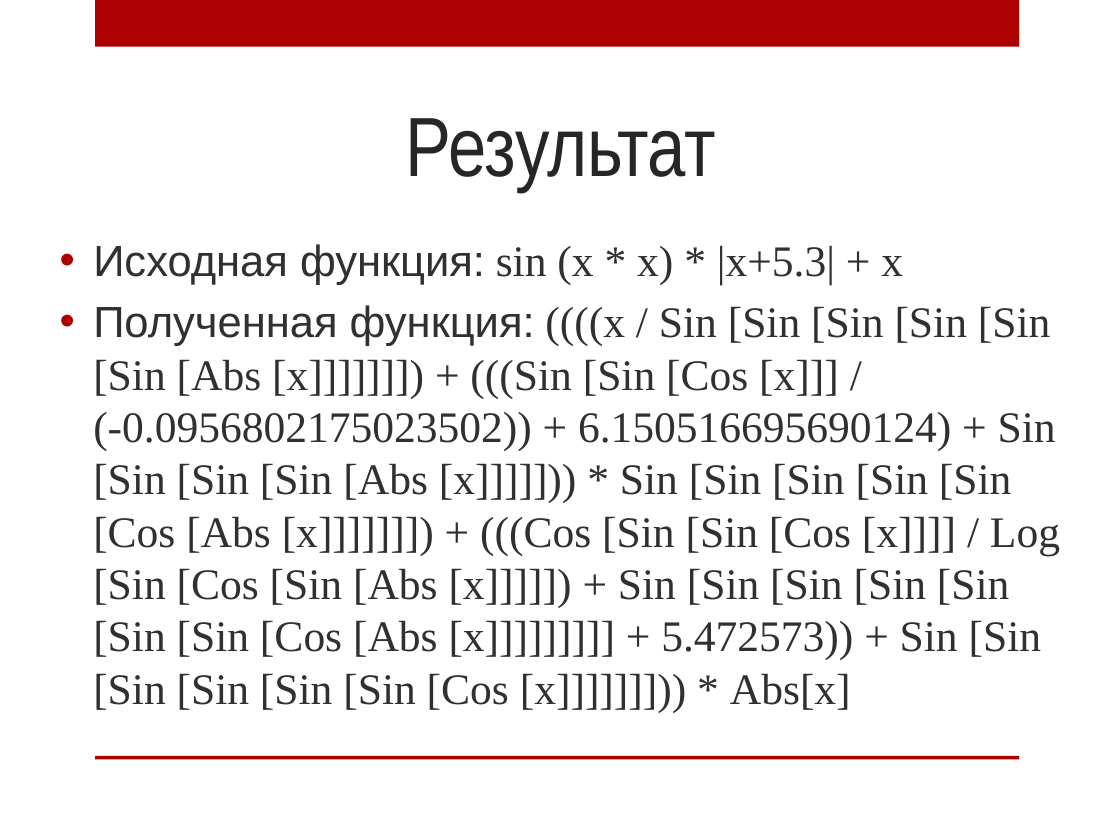
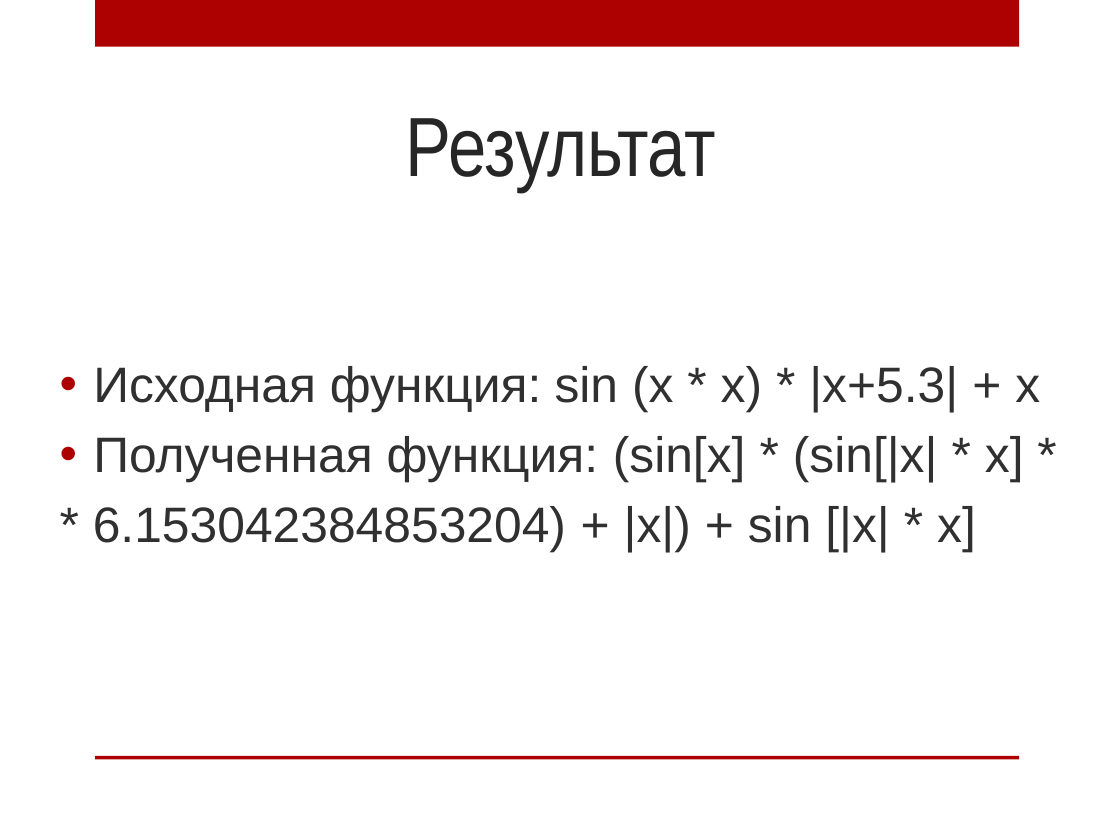
Before and after one commit to AnnaIbakaeva/Genetic, a slide deck: slide 19 of Ибакаева.pptx. Drawn at 1120x840 pixels with LibreOffice and Linux fonts; fonts in the diff are those of the drawing; background and template pictures are left out. Boxes give left, top, right and bottom in pixels: in the first picture for what was removed or moved away, otherwise in the second. Text is boxed around its words. In the diff, an @@ line names an element or a change of style, - is before the commit and + after.

```diff
--- a/Ибакаева.pptx
+++ b/Ибакаева.pptx
@@ text "Исходная функция: sin (x * ...": place and size @@
-text "Исходная функция: sin (x * ..." at (93,244,1060,712)
+text "Исходная функция: sin (x * ..." at (93,366,1040,552)
@@ text at (93,366,1040,413): size 28 to 32 pt in "Исходная функция: sin (x * x) * ..."; font Times New Roman to Arial in "sin (x * x) * |x+5.3| + ..."; line spacing 1 to 1.5 @@
@@ text at (93,436,1024,552): text changed; size 28 to 32 pt; font Times New Roman to Arial @@
-• Полученная функция: ((((x / Sin [Sin [Sin [Sin [Sin [Sin [Abs [x]]]]]]]) + (((Sin [Sin [Cos [x]]] / (-0.0956802175023502)) + 6.150516695690124) + Sin [Sin [Sin [Sin [Abs [x]]]]])) * Sin [Sin [Sin [Sin [Sin [Cos [Abs [x]]]]]]]) + (((Cos [Sin [Sin [Cos [x]]]] / Log [Sin [Cos [Sin [Abs [x]]]]]) + Sin [Sin [Sin [Sin [Sin [Sin [Sin [Cos [Abs [x]]]]]]]]] + 5.472573)) + Sin [Sin [Sin [Sin [Sin [Sin [Cos [x]]]]]]])) * Abs[x]
+• Полученная функция: (sin[x] * (sin[|x| * x] *
+* 6.153042384853204) + |x|) + sin [|x| * x]
```
Also in this commit, not shown: 3 other slides changed, 4 other files.
